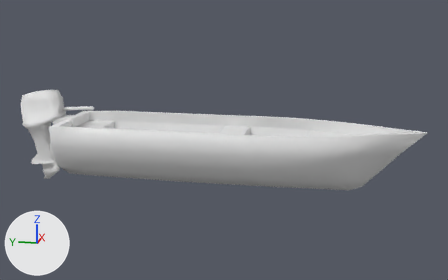
A saved change to the OBJ model data/models/boat.obj.
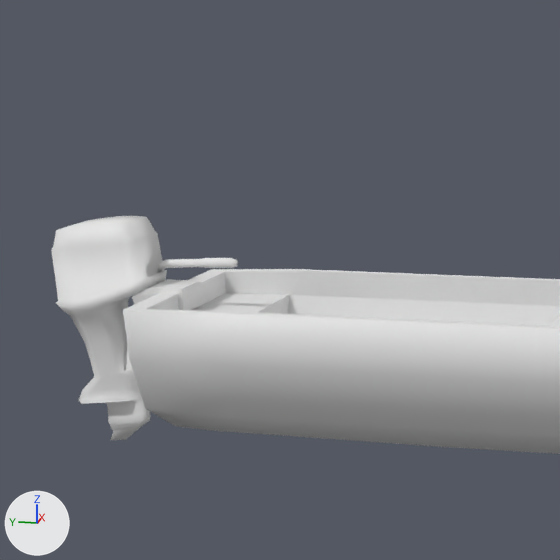
Each version is shown whole from a 50 mm lens placed at (-54.4, -10.5, 13.1), pointed at (0.3, 0.4, -0.6), then close up on the part from 0% to 50% of the width and 1% to 81% of the height. Lighting does not change. The marker at lower left points along +X, +Y and +Z. Where no turn or scale is listed for an object, it has been applied to the vertices.
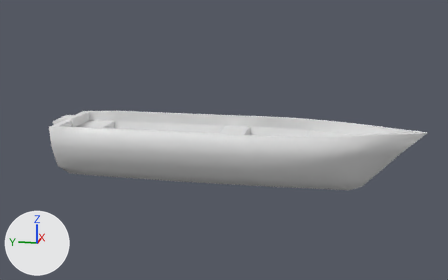
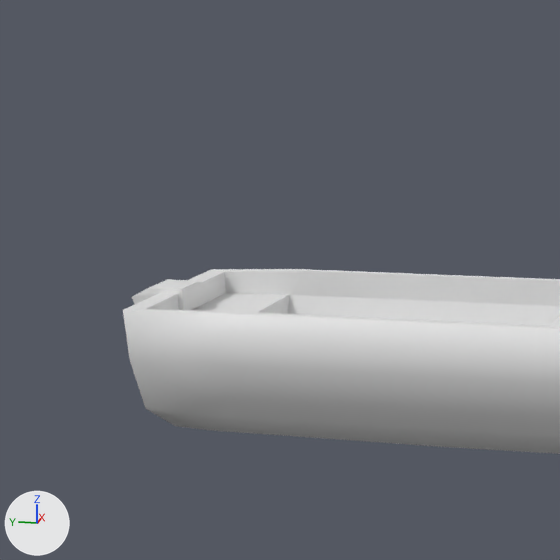
The newer file is also turned or shifted as a whole; pictures and numbers use the older file's frame.

Where the change shows, as pixel boxes [x1, y1, x2, y2] in the close-ups (560 x 560 px):
'Cube.001', deleted: before [51, 216, 238, 440]

Patch to the scene script:
```diff
--- a/data/models/boat.obj.py
+++ b/data/models/boat.obj.py
@@ ob_cube_001 @@
-ob_cube_001 = bpy.data.objects.new('Cube.001', me_cube_001)
-ob_cube_001.location = (0.0, 0.0, 0.0)
```
